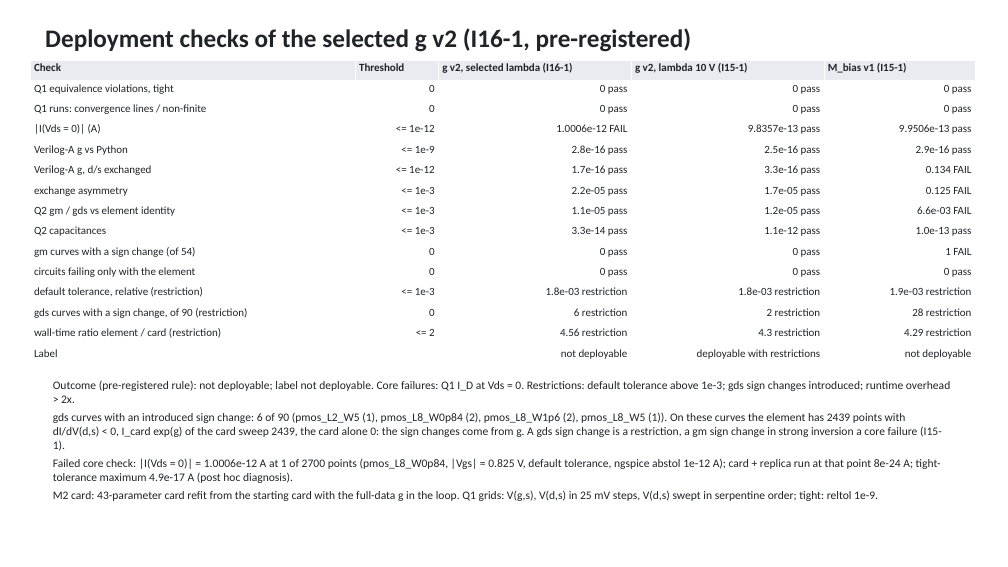
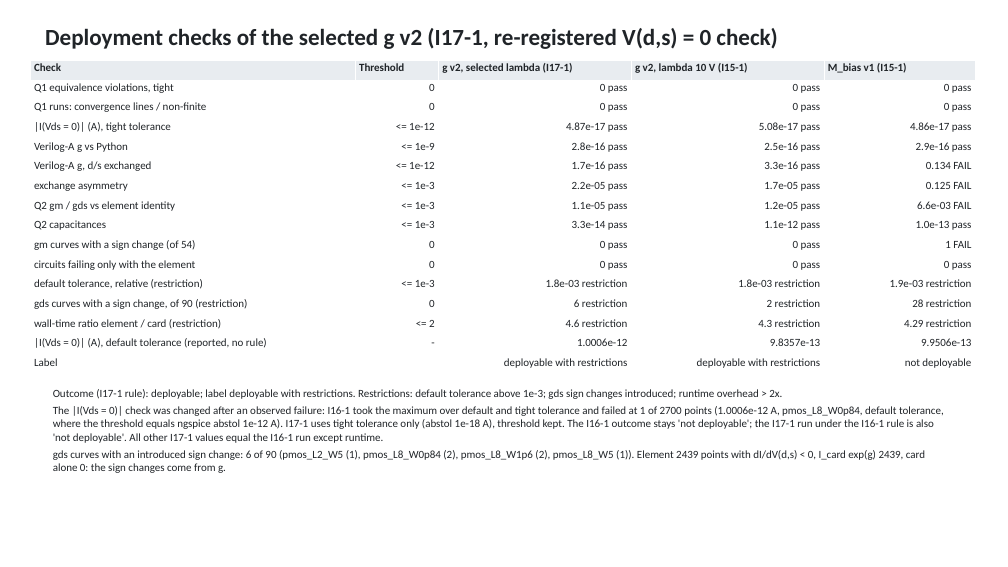
Before and after one commit to aaronw5/Cryo-Transistor-ML, a slide deck: slide 26 of slides/cryo_ml_mbias_real_data.pptx. Drawn at 1008x567 pixels with LibreOffice and Linux fonts; fonts in the diff are those of the drawing. Boxes give left, top, right and bottom in pixels: in the first picture for what was removed or moved away, otherwise in the second. Text is boxed around its words. In the diff, an @@ line names an element or a change of style, - is before the commit and + after.

```diff
--- a/slides/cryo_ml_mbias_real_data.pptx
+++ b/slides/cryo_ml_mbias_real_data.pptx
@@ text at (45,28,778,49): text changed; size 24 to 22 pt @@
-Deployment checks of the selected g v2 (I16-1, pre-registered)
+Deployment checks of the selected g v2 (I17-1, re-registered V(d,s) = 0 check)
@@ table at (30,60,975,375) @@
-row 1, column 3: g v2, selected lambda (I16-1)
+row 1, column 3: g v2, selected lambda (I17-1)
-row 4: |I(Vds = 0)| (A) | <= 1e-12 | 1.0006e-12 FAIL | 9.8357e-13 pass | 9.9506e-13 pass
+row 4: |I(Vds = 0)| (A), tight tolerance | <= 1e-12 | 4.87e-17 pass | 5.08e-17 pass | 4.86e-17 pass
-row 14: wall-time ratio element / card (restriction) | <= 2 | 4.56 restriction | 4.3 restriction | 4.29 restriction
-row 15: Label |  | not deployable | deployable with restrictions | not deployable
+row 14: wall-time ratio element / card (restriction) | <= 2 | 4.6 restriction | 4.3 restriction | 4.29 restriction
+row 15: |I(Vds = 0)| (A), default tolerance (reported, no rule) | - | 1.0006e-12 | 9.8357e-13 | 9.9506e-13
+row 16: Label |  | deployable with restrictions | deployable with restrictions | not deployable
@@ text at (53,389,944,473): text changed; size 11 to 10.5 pt @@
-Outcome (pre-registered rule): not deployable; label not deployable. Core failures: Q1 I_D at Vds = 0. Restrictions: default tolerance above 1e-3; gds sign changes introduced; runtime overhead > 2x.
-gds curves with an introduced sign change: 6 of 90 (pmos_L2_W5 (1), pmos_L8_W0p84 (2), pmos_L8_W1p6 (2), pmos_L8_W5 (1)). On these curves the element has 2439 points with dI/dV(d,s) < 0, I_card exp(g) of the card sweep 2439, the card alone 0: the sign changes come from g. A gds sign change is a restriction, a gm sign change in strong inversion a core failure (I15-1).
-Failed core check: |I(Vds = 0)| = 1.0006e-12 A at 1 of 2700 points (pmos_L8_W0p84, |Vgs| = 0.825 V, default tolerance, ngspice abstol 1e-12 A); card + replica run at that point 8e-24 A; tight-tolerance maximum 4.9e-17 A (post hoc diagnosis).
-M2 card: 43-parameter card refit from the starting card with the full-data g in the loop. Q1 grids: V(g,s), V(d,s) in 25 mV steps, V(d,s) swept in serpentine order; tight: reltol 1e-9.
+Outcome (I17-1 rule): deployable; label deployable with restrictions. Restrictions: default tolerance above 1e-3; gds sign changes introduced; runtime overhead > 2x.
+The |I(Vds = 0)| check was changed after an observed failure: I16-1 took the maximum over default and tight tolerance and failed at 1 of 2700 points (1.0006e-12 A, pmos_L8_W0p84, default tolerance, where the threshold equals ngspice abstol 1e-12 A). I17-1 uses tight tolerance only (abstol 1e-18 A), threshold kept. The I16-1 outcome stays 'not deployable'; the I17-1 run under the I16-1 rule is also 'not deployable'. All other I17-1 values equal the I16-1 run except runtime.
+gds curves with an introduced sign change: 6 of 90 (pmos_L2_W5 (1), pmos_L8_W0p84 (2), pmos_L8_W1p6 (2), pmos_L8_W5 (1)). Element 2439 points with dI/dV(d,s) < 0, I_card exp(g) 2439, card alone 0: the sign changes come from g.
```
Also in this commit, not shown: 1 other slide changed, 1 other file.
